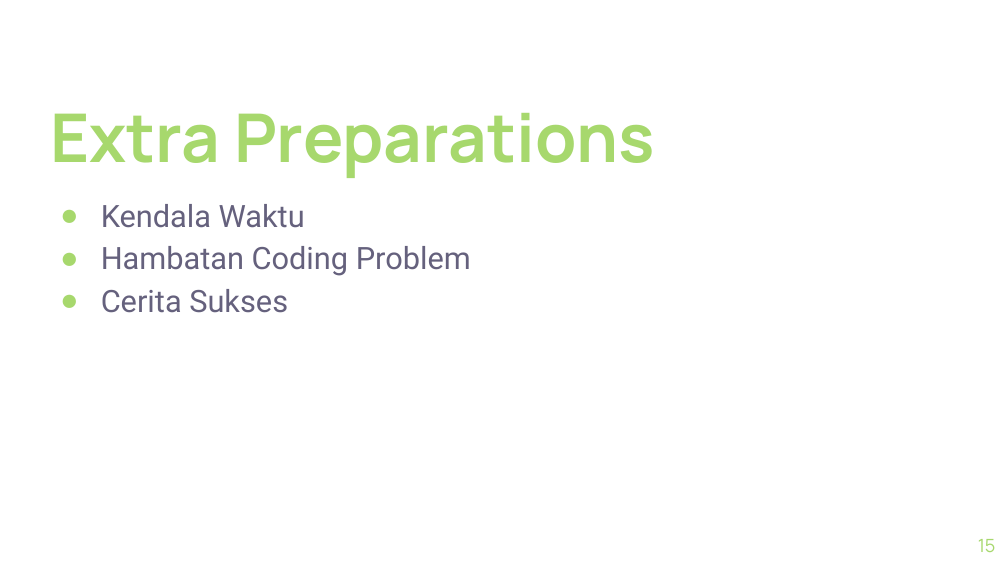
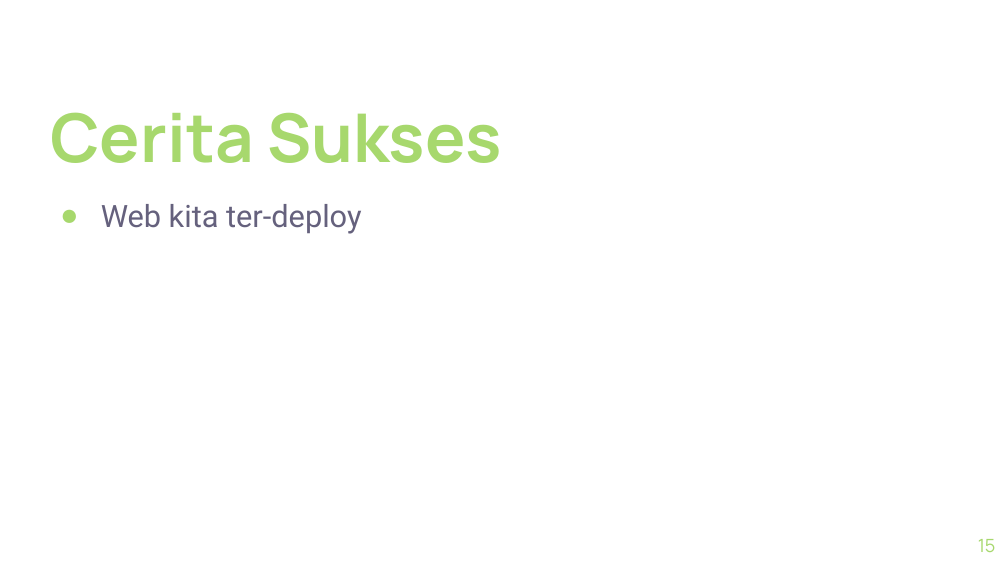
Before and after one commit to diarfathur/web_project, a slide deck: slide 15 of Pair Project Presentation.pptx. Drawn at 1008x567 pixels with LibreOffice and Linux fonts; fonts in the diff are those of the drawing; background and template pictures are left out. Boxes give left, top, right and bottom in pixels: in the first picture for what was removed or moved away, otherwise in the second. Text is boxed around its words. In the diff, an @@ line names an element or a change of style, - is before the commit and + after.

Commit message:
PPT final

```diff
--- a/Pair Project Presentation.pptx
+++ b/Pair Project Presentation.pptx
@@ text at (50, 112, 502, 163): text changed @@
-Extra Preparations
+Cerita Sukses
@@ text at (101, 204, 361, 234): text changed @@
-● Kendala Waktu
-● Hambatan Coding Problem
-● Cerita Sukses
+● Web kita ter-deploy
```
Also in this commit, not shown: 3 other slides changed, 1 slide added, 1 slide removed.
